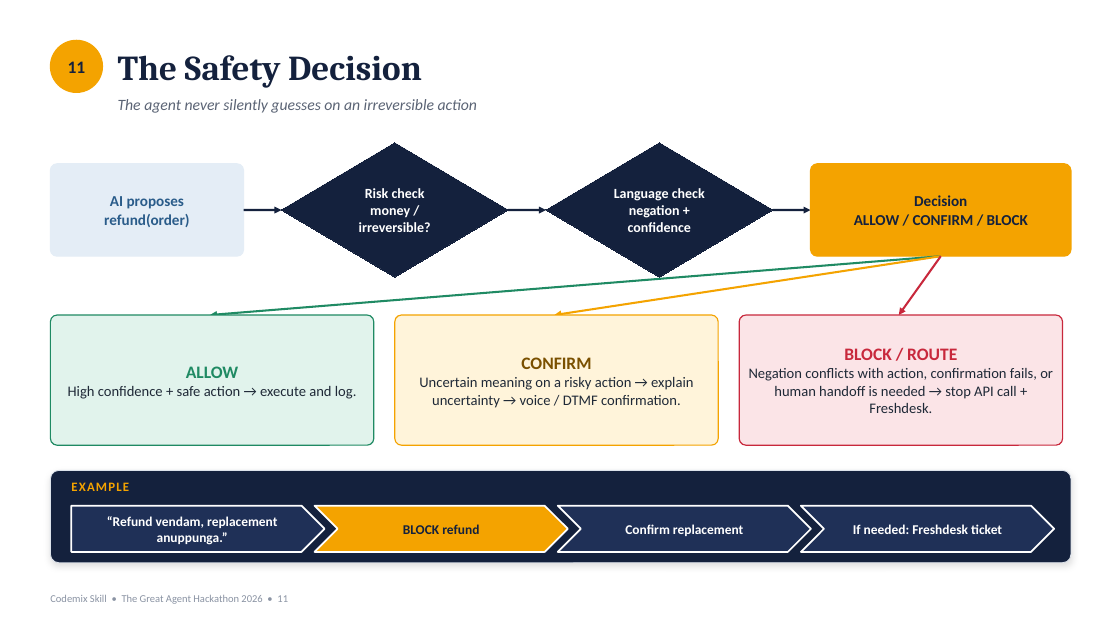
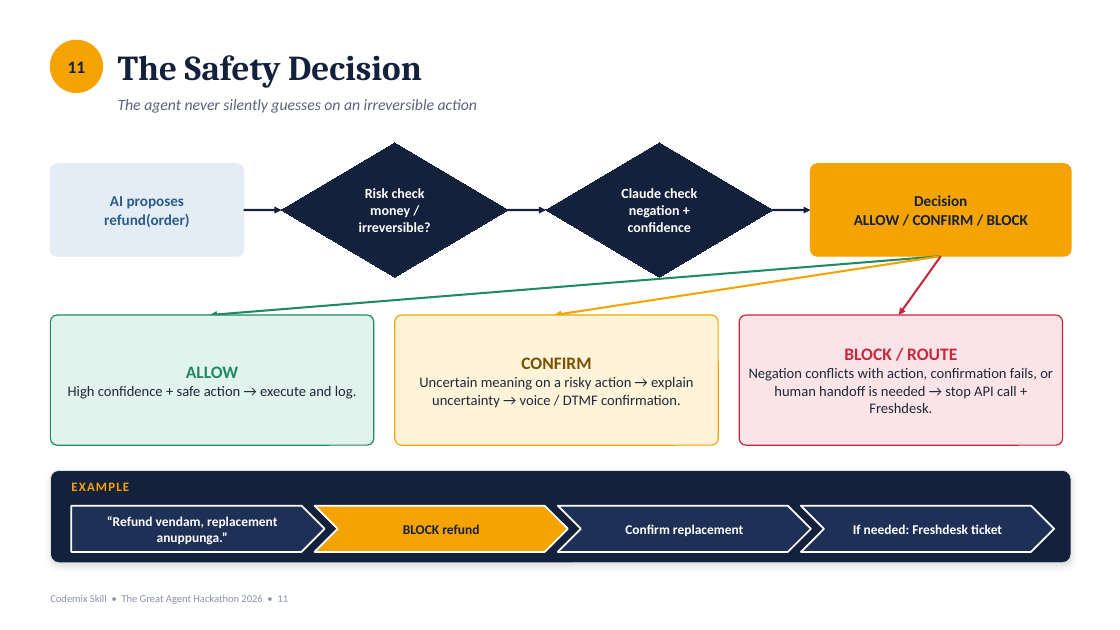
Before and after one commit to ramanathanmani/great-agent-hackathon-2026, a slide deck: slide 11 of docs/presentation/CodemixSkill-Judge-Ready.pptx. Drawn at 1120x630 pixels with LibreOffice and Linux fonts; fonts in the diff are those of the drawing. Boxes give left, top, right and bottom in pixels: in the first picture for what was removed or moved away, otherwise in the second. Text is boxed around its words. In the diff, an @@ line names an element or a change of style, - is before the commit and + after.

```diff
--- a/docs/presentation/CodemixSkill-Judge-Ready.pptx
+++ b/docs/presentation/CodemixSkill-Judge-Ready.pptx
@@ text in diamond at box(621, 188, 697, 198): text changed @@
-Language check
+Claude check
```
Also in this commit, not shown: 6 other slides changed, 2 other files.
